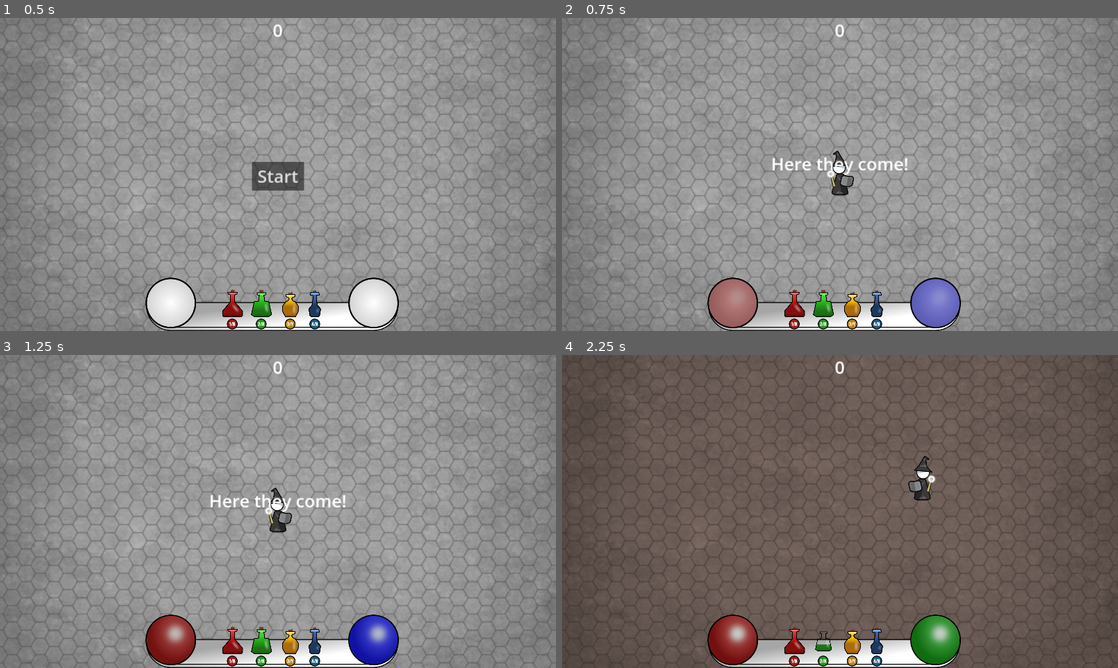
Above: before the commit, frames 1-4 (two rows, left to right).
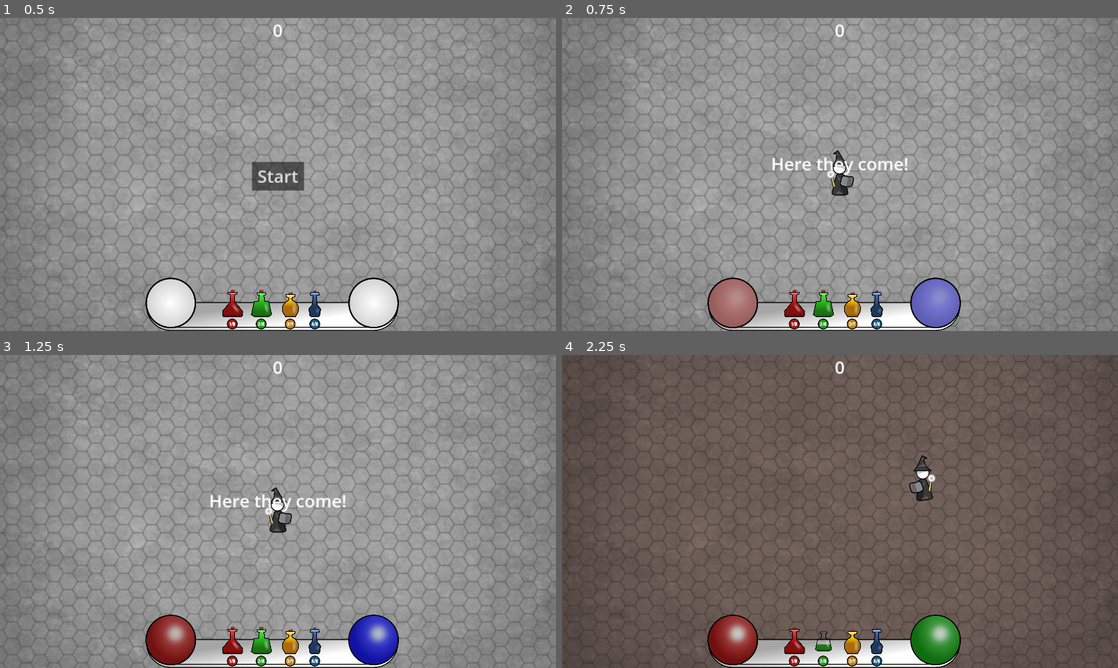
Above: after the commit, the same moments.

Repository: kurilluk/GDSJam23
Game: Godot game, scene res://assets/scenes/Main.tscn
Two runs of this game, one before a commit and one after it. Both use one fixed random seed, a clock stepped at 60 frames per second and the inputs below. Sound files missing from this copy of the repository are replaced by a short silence.
Inputs:
- Up to frame 1 (0.5 s): no input
- Up to frame 2 (0.75 s): click "Start" at 0.5 s
- Up to frame 3 (1.25 s): no input
- Up to frame 4 (2.25 s): hold D (Right) 1.28-2.03 s; tap 1 (Potion_1) at 1.35 s; hold S (Down) from 2.03 s (still down); tap 2 (Potion_2) at 2.1 s

Frame 1 is identical in both runs. In frame 2, less than 0.1% of the frame differs, in the area x 48-53%, y 42-57%; in frame 3, less than 0.1%; in frame 4, 0.2%, in the area x 62-68%, y 32-47%.

Commit message:
layered player sprite & fx & new itch build using latest version

Diff:
--- a/examples/dodge_the_creeps/assets/scenes/Player.tscn
+++ b/examples/dodge_the_creeps/assets/scenes/Player.tscn
@@ -13,6 +13,13 @@
 [ext_resource type="AudioStream" uid="uid://drj07yj5x5rw3" path="res://assets/sound/Mana_potion.mp3" id="12_j8lnq"]
 [ext_resource type="AudioStream" uid="uid://5ia8eybkn3ya" path="res://assets/sound/Healingdrain_potion.mp3" id="12_p4aha"]
 [ext_resource type="AudioStream" uid="uid://d324dl36pt0fs" path="res://assets/sound/Manadrain_potion.mp3" id="13_1pnjb"]
+[ext_resource type="Texture2D" uid="uid://dklu8xthhb45d" path="res://art/G_mage/G_mage_body.png" id="14_kmeo8"]
+[ext_resource type="Script" path="res://assets/scripts/PlayerSpriteManager.gd" id="15_mhhux"]
+[ext_resource type="Texture2D" uid="uid://bks00pf1buy7m" path="res://art/G_mage/G_mage_head.png" id="16_a02cm"]
+[ext_resource type="Texture2D" uid="uid://b0c004i2jqqjv" path="res://art/G_mage/G_mage_heat.png" id="17_gwluf"]
+[ext_resource type="Texture2D" uid="uid://dxomrb045kmfw" path="res://art/G_mage/G_mage_orb_stick.png" id="18_wd8mt"]
+[ext_resource type="Texture2D" uid="uid://dnli0vn0tgcco" path="res://art/G_mage/G_mage_orb.png" id="19_847mc"]
+[ext_resource type="Texture2D" uid="uid://w5pystygmvdr" path="res://art/G_mage/G_mage_book.png" id="20_b3hym"]
 
 [sub_resource type="SpriteFrames" id="1"]
 animations = [{
@@ -63,9 +70,10 @@
 
 [sub_resource type="ImageTexture" id="ImageTexture_0wciw"]
 
-[node name="Player" type="Area2D"]
+[node name="Player" type="Area2D" node_paths=PackedStringArray("player_sprite_mngr")]
 z_index = 10
 script = ExtResource("1_xm0s2")
+player_sprite_mngr = NodePath("PlayerSprite")
 
 [node name="AnimatedSprite2D" type="AnimatedSprite2D" parent="."]
 visible = false
@@ -85,6 +93,7 @@
 speed_scale = 2.0
 
 [node name="Sprite2D" type="Sprite2D" parent="."]
+visible = false
 position = Vector2(0, -5)
 texture = ExtResource("7_jf8c2")
 
@@ -118,4 +127,29 @@
 stream = ExtResource("12_j8lnq")
 volume_db = 8.0
 
+[node name="PlayerSprite" type="Sprite2D" parent="." node_paths=PackedStringArray("parts", "magic_fx_parts", "move_dragging_parts")]
+position = Vector2(0, -4)
+texture = ExtResource("14_kmeo8")
+script = ExtResource("15_mhhux")
+parts = [NodePath("."), NodePath("Head"), NodePath("Head/Hat"), NodePath("Wand"), NodePath("Wand/WandOrb"), NodePath("Tome")]
+magic_fx_parts = [NodePath("Wand/WandOrb")]
+move_dragging_parts = [NodePath("Wand"), NodePath("Tome")]
+
+[node name="Head" type="Sprite2D" parent="PlayerSprite"]
+position = Vector2(1, 0)
+texture = ExtResource("16_a02cm")
+
+[node name="Hat" type="Sprite2D" parent="PlayerSprite/Head"]
+position = Vector2(0, -2)
+texture = ExtResource("17_gwluf")
+
+[node name="Wand" type="Sprite2D" parent="PlayerSprite"]
+texture = ExtResource("18_wd8mt")
+
+[node name="WandOrb" type="Sprite2D" parent="PlayerSprite/Wand"]
+texture = ExtResource("19_847mc")
+
+[node name="Tome" type="Sprite2D" parent="PlayerSprite"]
+texture = ExtResource("20_b3hym")
+
 [connection signal="body_entered" from="." to="." method="_on_Player_body_entered"]
--- a/examples/dodge_the_creeps/assets/scripts/Player.gd
+++ b/examples/dodge_the_creeps/assets/scripts/Player.gd
@@ -12,11 +12,14 @@
 
 @export var Fireball: PackedScene
 
+@export var player_sprite_mngr: PlayerSpriteManager = null
+
 var health
 var mana
 var player_dead = true
 var screen_size # Size of the game window.
 
+var tmp_no_movement = true
 var velocity
 var player_fireball_color: Color
 var projectile_append: Callable
@@ -56,6 +59,24 @@
 
 func set_fireball_color(new_color):
 	self.player_fireball_color = new_color
+	set_player_sprite_fx_color(new_color)
+
+func set_player_sprite_fx_color(new_color):
+	if player_sprite_mngr != null:
+		player_sprite_mngr.set_magic_fx_color(new_color)
+# right = false ; left = true
+func set_player_sprite_facing(side: bool):
+	if player_sprite_mngr != null:
+		var facing = null
+		if side:
+			facing = PlayerSpriteManager.Facing.LEFT
+		else:
+			facing = PlayerSpriteManager.Facing.RIGHT
+		player_sprite_mngr.set_facing(facing)
+
+func player_sprite_play_magic_fx():
+	if player_sprite_mngr != null:
+		player_sprite_mngr.magic_casting_fx()
 
 func handle_movement(delta):
 	velocity = Vector2.ZERO # The player's movement vector.
@@ -64,18 +85,26 @@
 			velocity += player_inputs[action]
 
 	if velocity.length() > 0:
+		if tmp_no_movement:
+			player_sprite_mngr.movement_started()
+		tmp_no_movement = false
 		velocity = velocity.normalized() * SPEED
 		$AnimatedSprite2D.play()
 	else:
+		if not tmp_no_movement:
+			player_sprite_mngr.movement_ended()
+		tmp_no_movement = true
 		$AnimatedSprite2D.stop()
 
 	position += velocity * delta
 	position = position.clamp(Vector2.ZERO, screen_size)
 
-	if velocity.x > 0:
+	if velocity.x > 0: # moving right
 		$Sprite2D.flip_h = false
-	elif velocity.x < 0:
+		set_player_sprite_facing(false)
+	elif velocity.x < 0: #moving left
 		$Sprite2D.flip_h = true
+		set_player_sprite_facing(true)
 	#if velocity.x != 0:
 	#	$AnimatedSprite2D.animation = &"right"
 	#	$AnimatedSprite2D.flip_v = false
@@ -101,6 +130,7 @@
 
 func cast_magicks():
 	$Fire_1.play()
+	player_sprite_play_magic_fx()
 
 	var player_dir = velocity.normalized() if velocity.length() != 0 else Vector2.UP
 
--- /dev/null
+++ b/examples/dodge_the_creeps/assets/scripts/PlayerSpriteManager.gd
@@ -0,0 +1,93 @@
+extends Sprite2D
+class_name PlayerSpriteManager
+
+enum Facing {
+	LEFT,
+	RIGHT
+}
+
+var fx_facing_mp = {
+	Facing.LEFT : -1,
+	Facing.RIGHT : 1
+}
+
+var current_facing : Facing
+
+@export var parts: Array[Sprite2D]
+@export var magic_fx_parts: Array[Sprite2D]
+@export var move_dragging_parts: Array[Sprite2D]
+
+var magic_fx_default_clr: Color = Color.WHITE
+var magic_fx_casting_clr: Color = Color.WHITE
+@export var magic_fx_cast_dur = 0.1
+@export var magic_fx_cast_hold_dur = 0.1
+@export var magic_fx_fade_dur = 0.2
+
+@export var movement_base_lean_angle = 7
+@export var movement_base_max_lean_dur = 0.25
+@export var movement_base_stop_lean_dur = 0.35
+var current_lean_angle: float
+
+var magic_fx_tween: Tween = null
+var base_move_fx_tween: Tween = null
+var dragging_parts_move_fx_tween: Tween = null
+
+# Called when the node enters the scene tree for the first time.
+func _ready():
+	current_facing = Facing.RIGHT
+	set_facing(current_facing)
+
+func set_magic_fx_color(new_color):
+	magic_fx_casting_clr = new_color
+
+func set_facing(facing: Facing):
+	if facing == current_facing:
+		return
+	else:
+		current_facing = facing
+		for part in parts:
+			if current_facing == Facing.LEFT:
+				part.flip_h = true
+			else:
+				part.flip_h = false
+		# side flip fx
+		movement_facing_flip()
+
+func magic_casting_fx():
+	if magic_fx_tween == null or magic_fx_tween.is_running():
+		for part in magic_fx_parts:
+			part.modulate = magic_fx_default_clr
+
+	magic_fx_tween = create_tween()
+	var sprite = magic_fx_parts[0]
+	magic_fx_tween.tween_property(sprite, "modulate", magic_fx_casting_clr, magic_fx_cast_dur)
+	magic_fx_tween.tween_property(sprite, "modulate", magic_fx_casting_clr, magic_fx_cast_hold_dur)
+	magic_fx_tween.tween_property(sprite, "modulate", magic_fx_default_clr, magic_fx_fade_dur)
+
+	# there probably wont be more parts that have this effect apart from the wand orb so no need for this generic construct
+	#for i in range(len(magic_fx_parts)):
+	#	var part: Sprite2D = magic_fx_parts[i]
+	#	if i == 0:
+	#		magic_fx_tween.tween_property(part, "modulate", magic_fx_casting_clr, magic_fx_cast_dur)
+	#	else:
+	#		magic_fx_tween.parallel().tween_property(part, "modulate", magic_fx_casting_clr, magic_fx_cast_dur)
+
+func movement_started():
+	if base_move_fx_tween != null and base_move_fx_tween.is_running():
+		base_move_fx_tween.stop()
+
+	base_move_fx_tween = create_tween()
+	var final_val = deg_to_rad(movement_base_lean_angle * fx_facing_mp[current_facing])
+	base_move_fx_tween.tween_property(self, "rotation", final_val, movement_base_max_lean_dur) \
+		.set_ease(Tween.EASE_IN).set_trans(Tween.TRANS_QUAD)
+	pass
+func movement_ended():
+	if base_move_fx_tween != null and base_move_fx_tween.is_running():
+		base_move_fx_tween.stop()
+
+	base_move_fx_tween = create_tween()
+	base_move_fx_tween.tween_property(self, "rotation", 0, movement_base_stop_lean_dur) \
+		.set_ease(Tween.EASE_IN).set_trans(Tween.TRANS_QUAD)
+	pass
+func movement_facing_flip():
+	movement_started()
--- a/examples/dodge_the_creeps/project.godot
+++ b/examples/dodge_the_creeps/project.godot
@@ -28,7 +28,7 @@
 
 window/size/viewport_width=1920
 window/size/viewport_height=1080
-window/size/mode=2
+window/size/mode=3
 window/size/window_width_override=480
 window/size/window_height_override=720
 window/stretch/mode="canvas_items"
Not shown: 1 places in examples/dodge_the_creeps/assets/scenes/Home.tscn that only renumber resources
Not shown: 1 places in examples/dodge_the_creeps/assets/scenes/Player.tscn that only renumber resources
Not shown, changed: examples/dodge_the_creeps/export_presets.cfg
